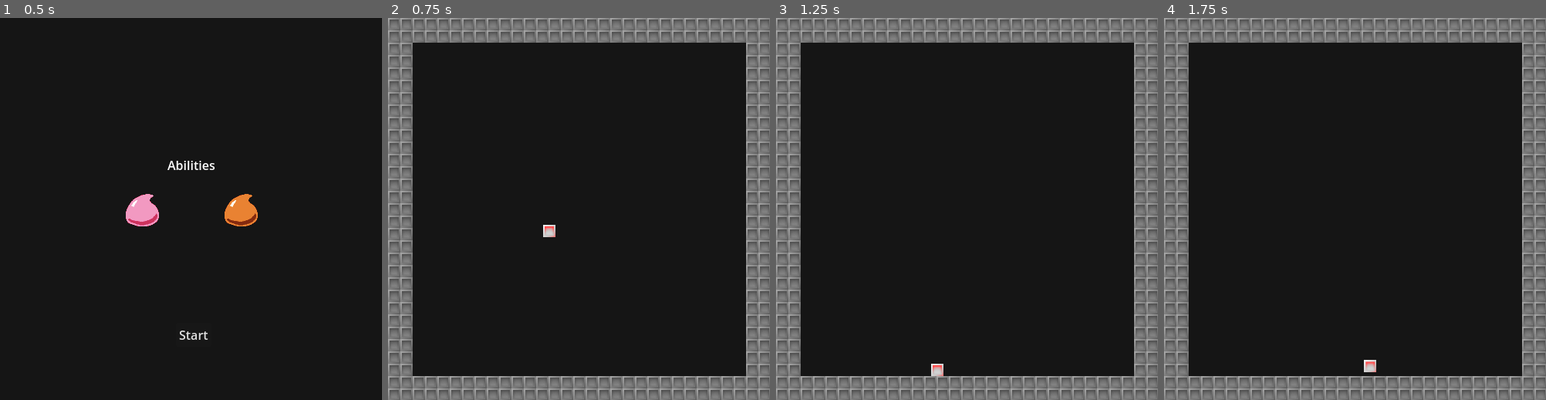
Above: before the commit, frames 1-4 (left to right).
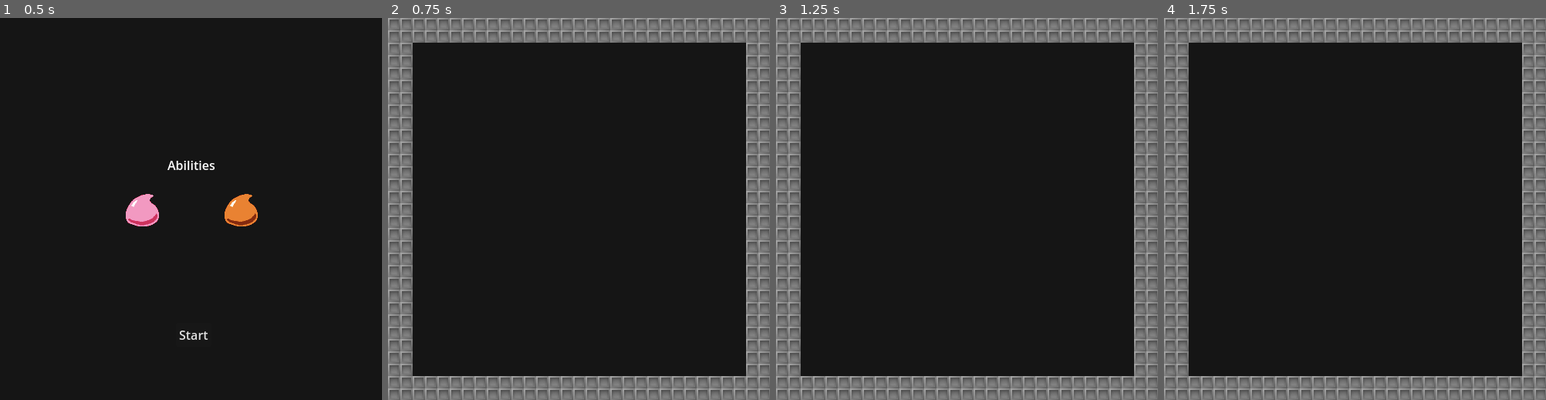
Above: after the commit, the same moments.

Repository: alabhyajindal/coloursplash
Game: Godot game, scene res://picker/picker.tscn
The game is run twice, just before and just after one commit, with the same random seed, the same clock (stepped at 60 frames per second) and the same inputs.
Inputs:
- Up to frame 1 (0.5 s): no input
- Up to frame 2 (0.75 s): click "Start" at 0.5 s
- Up to frame 3 (1.25 s): no input
- Up to frame 4 (1.75 s): hold Right (move_right) from 1.28 s (still down); tap Up (jump) at 1.35, 1.52 s

Frame 1 is identical in both runs. In frame 2, 0.1% of the frame differs, in the area x 40-44%, y 54-58%; in frame 3, 0.1%; in frame 4, 0.1%.
Error after the commit: Cannot call method 'is_stopped' on a null value. (res://player/player.gd:179)

Commit message:
Main migration
Moved movement code from original repo to this one, ditching the Component structure in favour of a simple super-long script for the Player.

+ Variable jump height.
+ Coyote timer.
+ Jump buffer.

Diff:
--- a/player/player.gd
+++ b/player/player.gd
@@ -7,9 +7,9 @@
 
 # Create new "Settings" subgroup
 # Variables created with the @export tag can then be edited more conveniently
-# in the Godot editor, in this case under the Player node's Inspector window
+# in the Godot editor, in this case under the Player node's Inspector window.
 # This group is used for variables affecting player behaviour, such as movement
-# speeds or jump heights
+# speeds or jump heights.
 @export_subgroup("Settings")
 @export var walk_force: int = 600		# Movement speed
 @export var walk_max_speed: int = 200	# Maximum movement speed
@@ -19,15 +19,30 @@
 # Create new "Nodes" subgroup
 @export_subgroup("Nodes")
 @export var sprite: AnimatedSprite2D		# Player sprite, assigned in Inspector
-
-var is_falling: bool = false
+@export var jump_buffer_timer: Timer		# Timer node used for jump buffer
+@export var coyote_timer: Timer			# Timer node used for coyote timer
+
+var is_falling: bool = false 		# Used to trigger falling animation.
+var is_jumping: bool = false			# Used to trigger jumping animation
+var want_to_jump: bool = false		# Shorthand for Input...just_pressed
+var jump_released: bool = false		# Shorthand for Input...just_released
+var is_going_up: bool = false
+var last_frame_on_floor: bool = false
+
+var move_dir: float = 0
 
 @onready var gravity = ProjectSettings.get_setting("physics/2d/default_gravity")
 
+# ##############
+# # MAIN LOGIC #
+# ##############
+
 func _physics_process(delta: float):
+	# Get the player's input.
+	move_dir = walk_force * (Input.get_axis(&"move_left", &"move_right"))
+
 	# Horizontal movement code.
-	# Pass in self to access CharacterBody2D's velocity, and delta for physics stuff
-	handle_horizontal_movement(self, delta)
+	handle_horizontal_movement(self, delta, move_dir)
 
 	# Vertical movement code.
 	# Pass in self to access CharacterBody2D's velocity, and delta for physics stuff
@@ -38,13 +53,25 @@
 	# TODO: Rename velocity to linear_velocity in the rest of the script.
 	move_and_slide()
 
+	# Check if player wants to jump (is pressing input)
+	# Used multiple times, so I set this to a bool variable for a shorthand.
+	var want_to_jump = Input.is_action_just_pressed(&"jump")
+
 	# Handle jump. Note that this must be after the movement code.
-	handle_jump(self, delta)
-
-func handle_horizontal_movement(body: CharacterBody2D, delta: float) -> void:
-	# Horizontal movement code. First, get the player's input.
-	var walk = walk_force * (Input.get_axis(&"move_left", &"move_right"))
-
+	handle_jump(self)
+
+	# Handle animations for movement and jumping.
+	handle_move_animation()
+	handle_jump_animation()
+
+# #######################
+# # HORIZONTAL MOVEMENT #
+# #######################
+
+# body: player's body, to access velocity and position
+# delta: float from _physics_process for physics stuff
+# walk: movement axis reading, with walk speed already applied
+func handle_horizontal_movement(body: CharacterBody2D, delta: float, walk: float) -> void:
 	# Slow down the player if they're not trying to move.
 	if abs(walk) < walk_force * 0.2:
 		# The velocity, slowed down a bit, and then reassigned.
@@ -60,29 +87,138 @@
 	# Apply gravity.
 	body.velocity.y += gravity * delta
 
-	# Check if player is falling. Used to trigger falling animation.
+	# Check if player is falling.
 	is_falling = body.velocity.y > 0 and not body.is_on_floor()
 
-
-func handle_jump(body: CharacterBody2D, delta: float) -> void:
-	# Check for jumping. is_on_floor() must be called after movement code.
-	if body.is_on_floor() and Input.is_action_just_pressed(&"jump"):
-		body.velocity.y = -jump_speed
-
-
-func handle_move_animation(move_direction: float) -> void:
+# ###########
+# # JUMPING #
+# ###########
+
+# -- STATUS CHECKS --
+# These are bool functions that return true/false when the player is in a certain
+# state or condition.
+# Scroll down to the Handlers for more context on why these are useful.
+
+# Check if the player is in a condition where they can jump.
+func is_allowed_to_jump(body: CharacterBody2D, want_to_jump: bool) -> bool:
+	# 1. They should want to jump (initiated by pressing the Jump keybind).
+	# 2. Either:
+	# 		a. They are on the ground.
+	# 		b. The coyote timer is still counting down.
+	return want_to_jump and (body.is_on_floor() or not coyote_timer.is_stopped())
+
+
+# Check if the player was on the floor last frame, but now isn't, without having jumped.
+func has_just_stepped_off_ledge(body: CharacterBody2D) -> bool:
+	# 1. The player should not be on the floor.
+	# 2. The player should have been on the floor last frame.
+	# 3. The player should not have triggered a jump; they should have walked off the edge.
+	return not body.is_on_floor() and last_frame_on_floor and not is_jumping
+
+
+# Check if the player was in the air last frame, but now has landed FROM A JUMP.
+func has_just_landed(body: CharacterBody2D) -> bool:
+	# 1. The player should be on the floor.
+	# 2. The player should have been in the air last frame.
+	# 3. The player should have been in a jump.
+	return body.is_on_floor() and not last_frame_on_floor and is_jumping
+
+# -- HANDLERS --
+# Main logic for jumping.
+# Three key features are added for more responsive platforming:
+
+# -- What is coyote time? --
+# Normally, the player can only jump if they are currently standing on the floor.
+# The player might press the button a bit too late, right after they walk off the edge.
+# The coyote timer adds a grace period; when the player leaves the ledge, the timer starts.
+# If the player then presses jump while the timer is active, they are given the jump.
+# It makes the platforming more forgiving.
+
+# -- What is a jump buffer? --
+# As the player is landing, they may pre-emptively press to jump again right when they land.
+# They might press it too early, as they're still falling, so the jump won't be triggered.
+# This can feel unresponsive.
+# If they press the jump button before landing, the jump buffer timer is started.
+# If they then land while the timer is still active, they will jump as they land.
+
+# -- What is variable jump height? --
+# If the player holds the jump button, they jump with full power.
+# If the player lets go part-way through, they fall down immediately.
+# Allows the player to make small jumps if they want.
+
+# Main jump logic.
+func handle_jump(body: CharacterBody2D) -> void:
+	# If they just landed, they are no longer jumping.
+	if has_just_landed(body):
+		is_jumping = false
+
+	# If the player wants to jump and is allowed to, then perform the jump
+	if is_allowed_to_jump(body, want_to_jump):
+		jump(body)
+
+	handle_coyote_timer(body)
+	handle_jump_buffer(body)
+	handle_variable_jump_height(body)
+
+	# Used for ...
+	is_going_up = body.velocity.y < 0 and not body.is_on_floor()
+
+	# Used for jump frame buffer.
+	last_frame_on_floor = body.is_on_floor()
+
+
+# Logic for coyote timer.
+func handle_coyote_timer(body: CharacterBody2D) -> void:
+	# If the player just stepped off the ledge, start the timer.
+	if has_just_stepped_off_ledge(body):
+		coyote_timer.start()
+
+	# While timer hasn't stopped and the player isn't jumping, do not fall.
+	# This means the player keeps moving horizontally and gravity does not affect them.
+	# Makes coyote jumps more consistent with the player's memory of jump heights.
+	if not coyote_timer.is_stopped() and not is_jumping:
+		body.velocity.y = 0
+
+
+# Logic for jump buffer.
+func handle_jump_buffer(body: CharacterBody2D) -> void:
+	# If the player jumps but isn't on the floor, start the buffer timer.
+	if want_to_jump and not body.is_on_floor():
+		jump_buffer_timer.start()
+
+	# If the player then lands on the floor while the timer is still going, jump.
+	if body.is_on_floor() and not jump_buffer_timer.is_stopped():
+		jump(body)
+
+
+# Logic for variable jump height.
+func handle_variable_jump_height(body: CharacterBody2D) -> void:
+	if jump_released and is_going_up:
+		body.velocity.y = 0
+
+func jump(body: CharacterBody2D) -> void:
+	body.velocity.y = jump_speed
+	jump_buffer_timer.stop()
+	is_jumping = true
+	coyote_timer.stop()
+
+# ###########
+# ANIMATION #
+# ###########
+
+func handle_move_animation() -> void:
 	# If the player is moving, set the sprite's horizontal flip accordingly
-	if move_direction != 0:
-		sprite.flip_h = move_direction <= 0
+	if move_dir != 0:
+		sprite.flip_h = move_dir <= 0
 
 	# Play animations depending on movement
-	if move_direction != 0:
+	if move_dir != 0:
 		sprite.play("PlayerRun")
 	else:
 		sprite.play("PlayerIdle")
 
 
-func handle_jump_animation(is_jumping: bool, is_falling: bool) -> void:
+func handle_jump_animation() -> void:
 	# Play animations depending on jump.
 	if is_jumping:
 		sprite.play("PlayerJump")
--- a/player/player.tscn
+++ b/player/player.tscn
@@ -1,6 +1,5 @@
-[gd_scene load_steps=4 format=3 uid="uid://dgkua7yax28kt"]
+[gd_scene load_steps=3 format=3 uid="uid://dgkua7yax28kt"]
 
-[ext_resource type="Texture2D" uid="uid://bxw222hak0s1r" path="res://player/player.png" id="1_67drt"]
 [ext_resource type="Script" path="res://player/player.gd" id="1_gnbdq"]
 
 [sub_resource type="RectangleShape2D" id="RectangleShape2D_mpm7k"]
@@ -9,8 +8,7 @@
 [node name="Player" type="CharacterBody2D"]
 script = ExtResource("1_gnbdq")
 
-[node name="Sprite2D" type="Sprite2D" parent="."]
-texture = ExtResource("1_67drt")
+[node name="AnimatedSprite2D" type="AnimatedSprite2D" parent="."]
 
 [node name="CollisionShape2D" type="CollisionShape2D" parent="."]
 shape = SubResource("RectangleShape2D_mpm7k")
